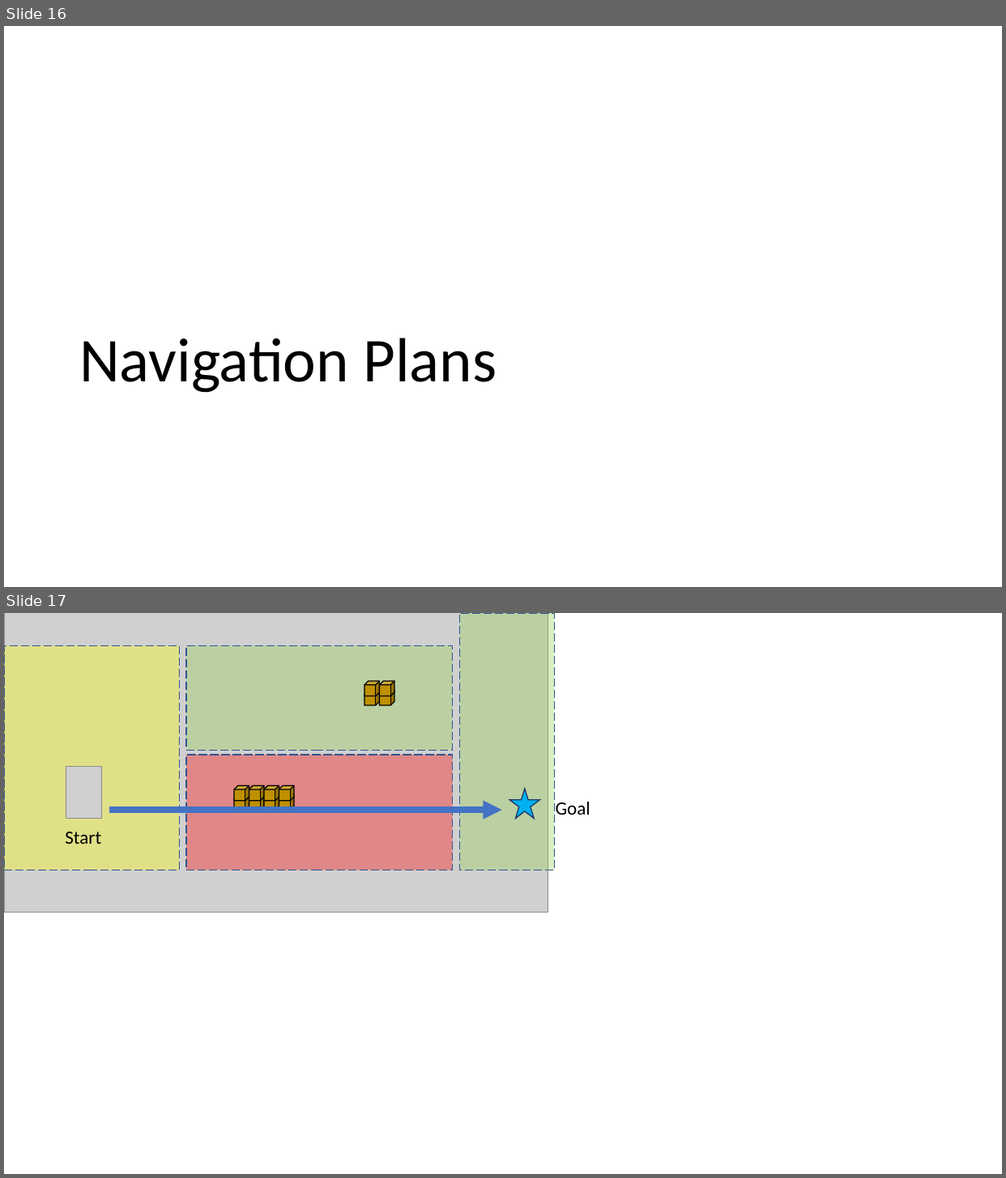
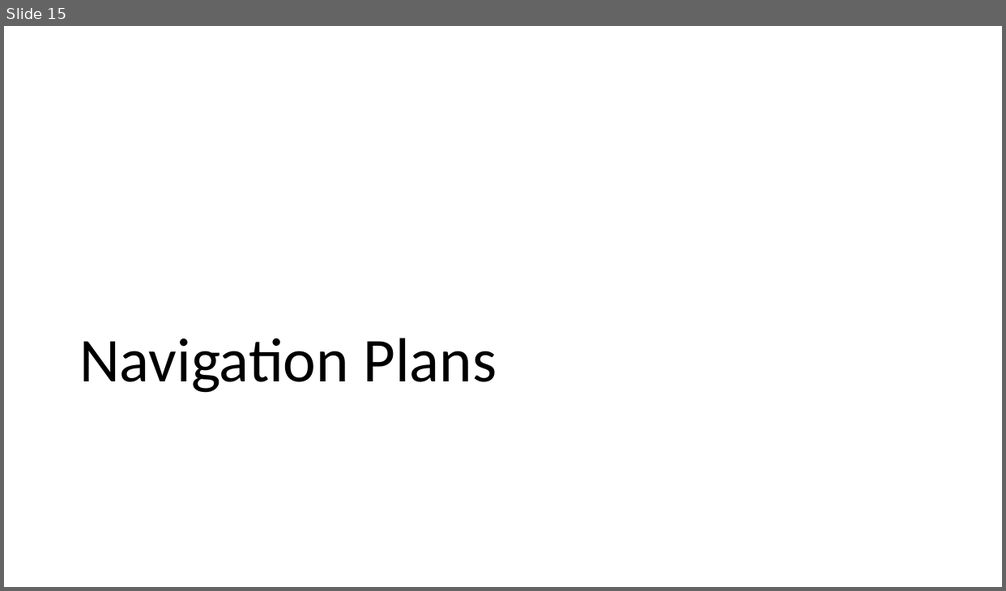
Before and after one commit to cmu-able/explainable-planning, a slide deck: XPlanningEvaluation/data/instruction/instruction.pptx. Shown one above the other, each under a label of ours: slides 16 and 17 before the commit, slide 15 after it. The pictures are 1006x1178 and 1006x591 pixels, drawn with LibreOffice and Linux fonts; fonts in the diff are those of the drawing; grey boxes stand for pictures. Boxes give left, top, right and bottom in pixels: in the first picture for what was removed or moved away, otherwise in the second. Text is boxed around its words. In the diff, an @@ line names an element or a change of style, - is before the commit and + after.

```diff
--- a/XPlanningEvaluation/data/instruction/instruction.pptx
+++ b/XPlanningEvaluation/data/instruction/instruction.pptx
@@ slide 17 removed at [4, 613, 1002, 1174], background #FFFFFF @@
@@ picture removed at [4, 613, 548, 913] @@
@@ rectangle removed at [460, 613, 555, 871] @@
@@ rectangle removed at [4, 646, 179, 871] @@
@@ rectangle removed at [187, 646, 454, 751] @@
@@ group removed at [364, 681, 394, 705]: 4 cubes @@
@@ rectangle removed at [187, 756, 454, 871] @@
@@ picture removed at [66, 766, 101, 819] @@
@@ group removed at [234, 786, 294, 810]: 8 cubes @@
@@ star removed at [510, 789, 540, 819] @@
@@ text removed at [556, 802, 590, 815] @@
-Goal
@@ arrow removed from (109, 810) to (502, 810) @@
@@ text removed at [65, 832, 101, 844] @@
-Start
@@ what was slide 16 is now slide 15 @@
```
Also in this commit, not shown: 9 slides changed, 4 slides added, 4 other slides removed.
